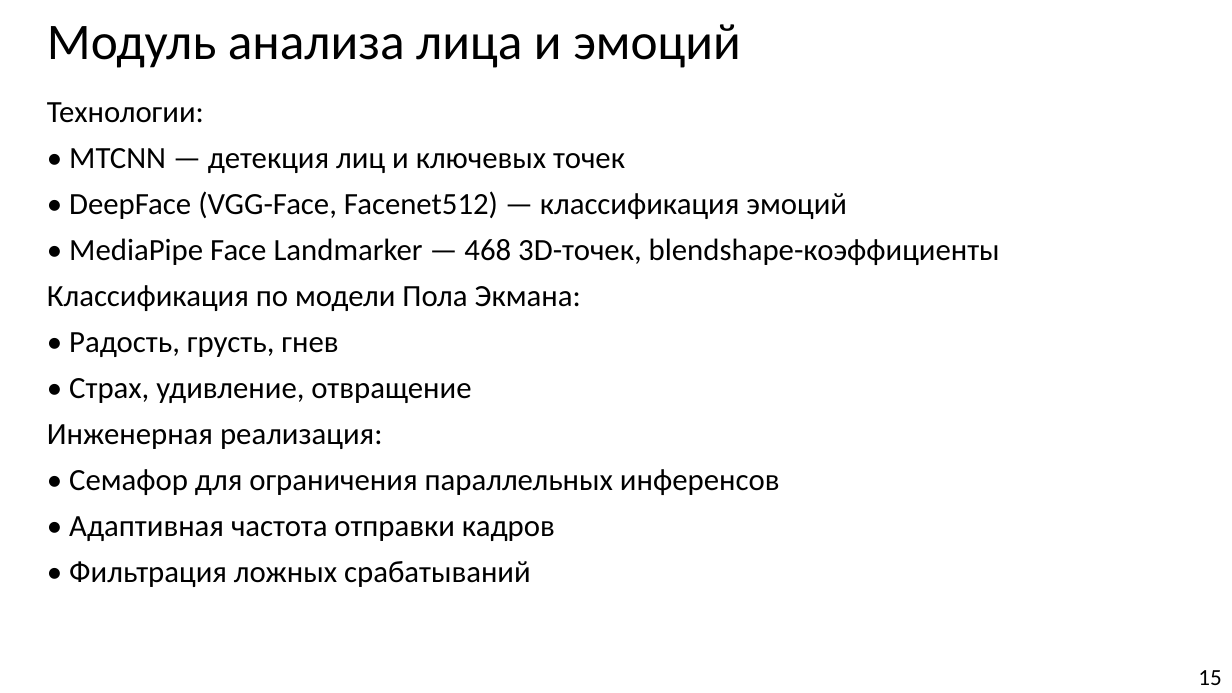
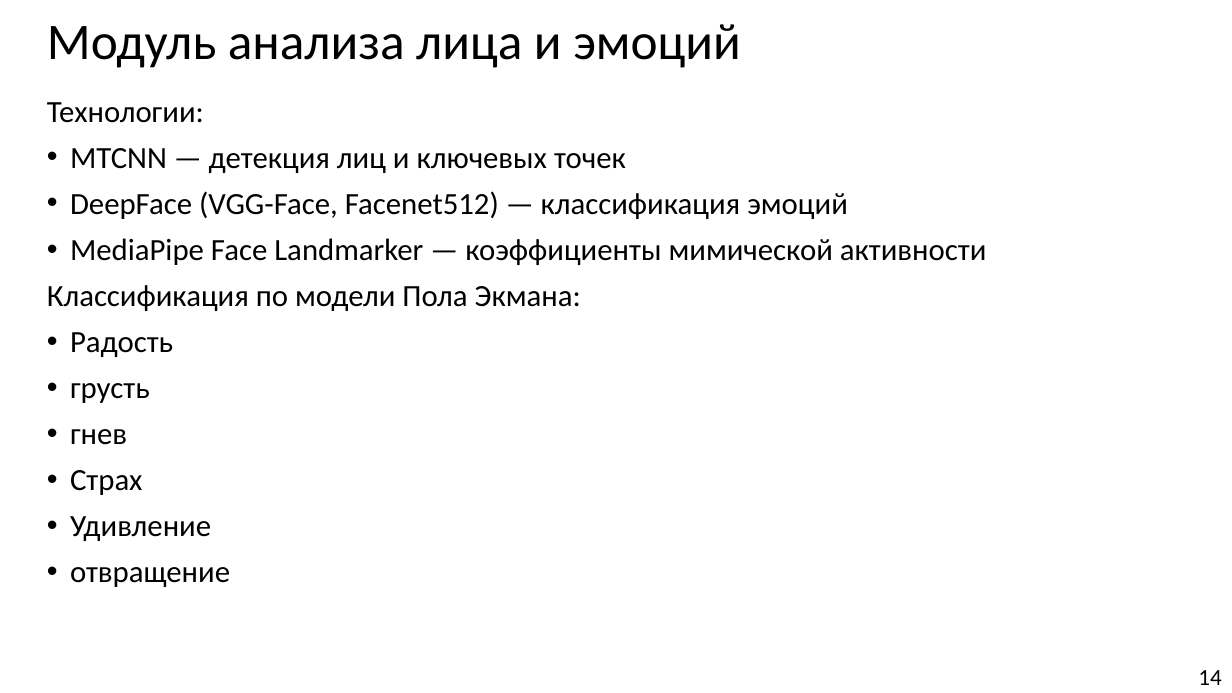
Before and after one commit to Hetsunya/diplom-docs, a slide deck: slide 14 of вкр/презентация по_ВКР_Демьянцев_Виталий_Владиславович_606_22.pptx (slide 15 before the commit). Drawn at 1232x693 pixels with LibreOffice and Linux fonts; fonts in the diff are those of the drawing. Boxes give left, top, right and bottom in pixels: in the first picture for what was removed or moved away, otherwise in the second. Text is boxed around its words. In the diff, an @@ line names an element or a change of style, - is before the commit and + after.

```diff
--- a/вкр/презентация по_ВКР_Демьянцев_Виталий_Владиславович_606_22.pptx
+++ b/вкр/презентация по_ВКР_Демьянцев_Виталий_Владиславович_606_22.pptx
@@ text at (x1=70, y1=148, x2=987, y2=265): text changed @@
-• MTCNN — детекция лиц и ключевых точек
-• DeepFace (VGG-Face, Facenet512) — классификация эмоций
-• MediaPipe Face Landmarker — 468 3D-точек, blendshape-коэффициенты
+• MTCNN — детекция лиц и ключевых точек
+• DeepFace (VGG-Face, Facenet512) — классификация эмоций
+• MediaPipe Face Landmarker — коэффициенты мимической активности
@@ text at (x1=70, y1=332, x2=173, y2=495): text changed @@
-• Радость, грусть, гнев
-• Страх, удивление, отвращение
-Инженерная реализация:
-• Семафор для ограничения параллельных инференсов
-• Адаптивная частота отправки кадров
-• Фильтрация ложных срабатываний
+• Радость
+• грусть
+• гнев
+• Страх
+• Удивление
+• отвращение
@@ page number at (x1=1198, y1=670, x2=1221, y2=685): text changed @@
-15
+14
```
Also in this commit, not shown: 4 other slides changed, 1 slide removed, 1 other file.
